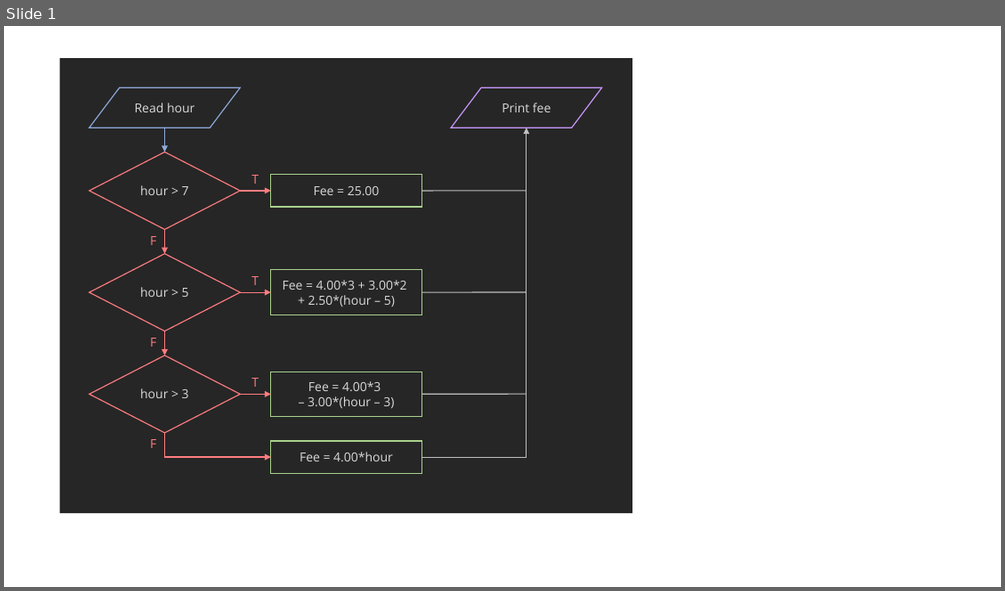
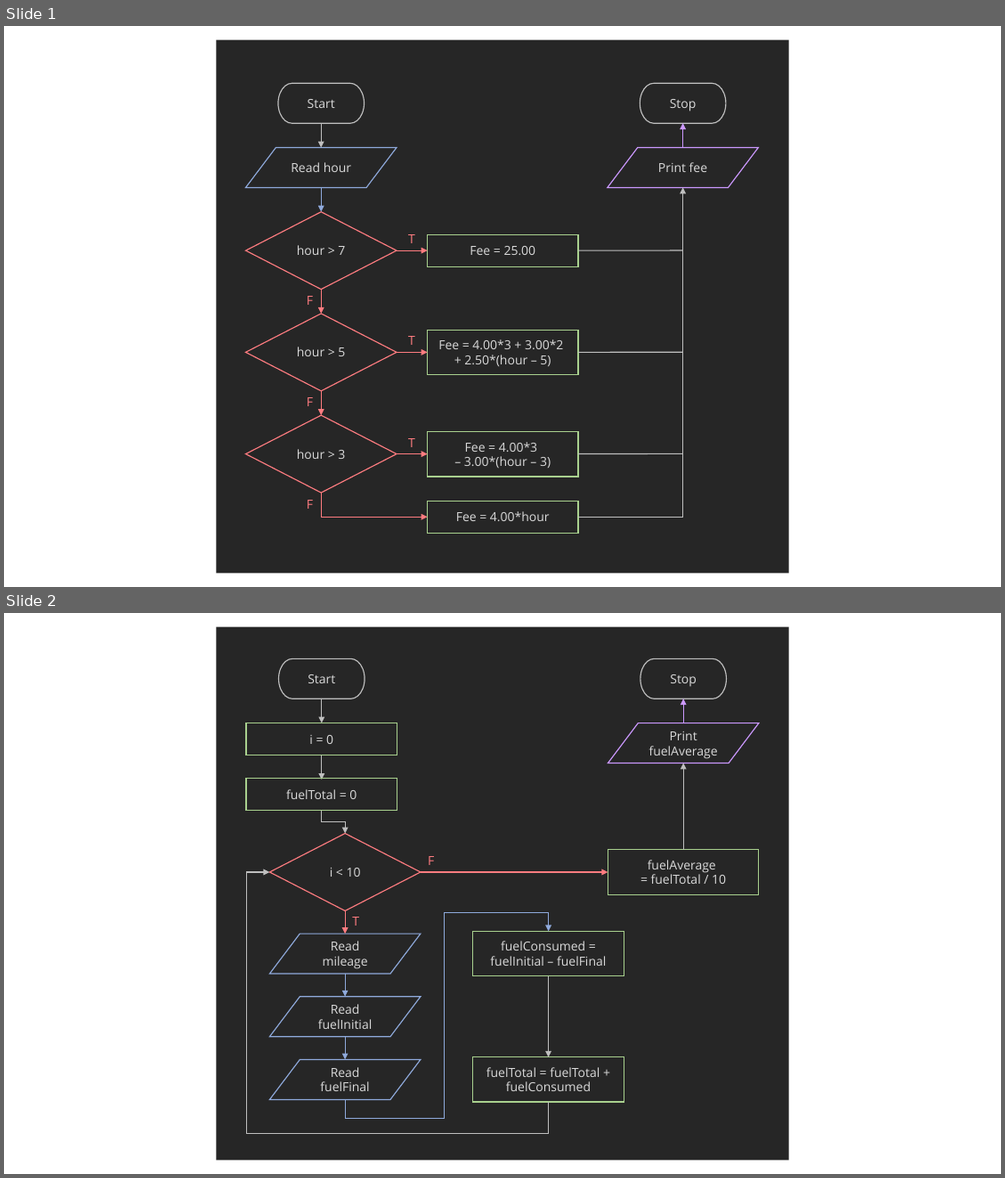
Before and after one commit to LimJY03/JavaMatriculation, a slide deck: Past Year Theory Questions/Resources/resources.pptx. Shown one above the other, each under a label of ours: slide 1 before the commit, slides 1 and 2 after it. The pictures are 1005x591 and 1005x1178 pixels, drawn with LibreOffice and Linux fonts; fonts in the diff are those of the drawing. Boxes give left, top, right and bottom in pixels: in the first picture for what was removed or moved away, otherwise in the second. Text is boxed around its words. In the diff, an @@ line names an element or a change of style, - is before the commit and + after.

```diff
--- a/Past Year Theory Questions/Resources/resources.pptx
+++ b/Past Year Theory Questions/Resources/resources.pptx
@@ slide 2 added at bbox=[4, 613, 1001, 1174], background #FFFFFF @@
@@ group added at bbox=[217, 626, 789, 1159]: 9 arrows, 6 rectangles, 4 flow chart input outputs, 3 elbow arrows, 2 pill shapes, 2 texts, 1 diamond @@
+Start
+Stop
+i = 0
+Read mileage
+i < 10
+Read fuelInitial
+Read fuelFinal
+fuelConsumed = fuelInitial – fuelFinal
+fuelTotal = fuelTotal + fuelConsumed
+fuelTotal = 0
+fuelAverage
+= fuelTotal / 10
+Print fuelAverage
+T
+F
@@ slide 1 changed as well @@
@@ rectangle: place and size @@
-rectangle at bbox=[60, 58, 633, 513]
+rectangle at bbox=[217, 39, 789, 572]
@@ group added at bbox=[278, 84, 726, 147]: 2 pill shapes, 2 arrows @@
+Start
+Stop
@@ 6 texts, 5 arrows, 2 flow chart input outputs, 2 diamonds, 2 rectangles, 2 elbow arrows, 2 lines: place and size @@
-6 texts, 5 arrows, 2 flow chart input outputs, 2 diamonds, 2 rectangles, 2 elbow arrows, 2 lines at bbox=[89, 87, 602, 457]
+6 texts, 5 arrows, 2 flow chart input outputs, 2 diamonds, 2 rectangles, 2 elbow arrows, 2 lines at bbox=[245, 147, 759, 516]
@@ 2 rectangles, 1 diamond, 1 arrow, 1 line: place and size @@
-2 rectangles, 1 diamond, 1 arrow, 1 line at bbox=[89, 253, 526, 473]
+2 rectangles, 1 diamond, 1 arrow, 1 line at bbox=[245, 313, 683, 533]
```
Also in this commit, not shown: 1 other file.
